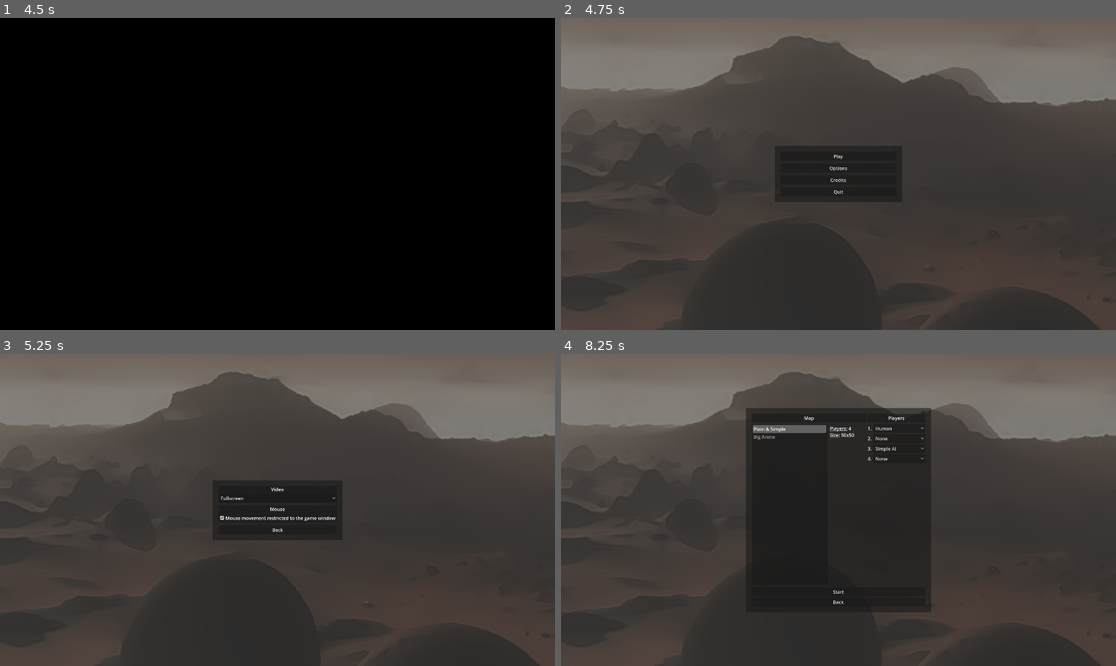
Above: before the commit, frames 1-4 (two rows, left to right).
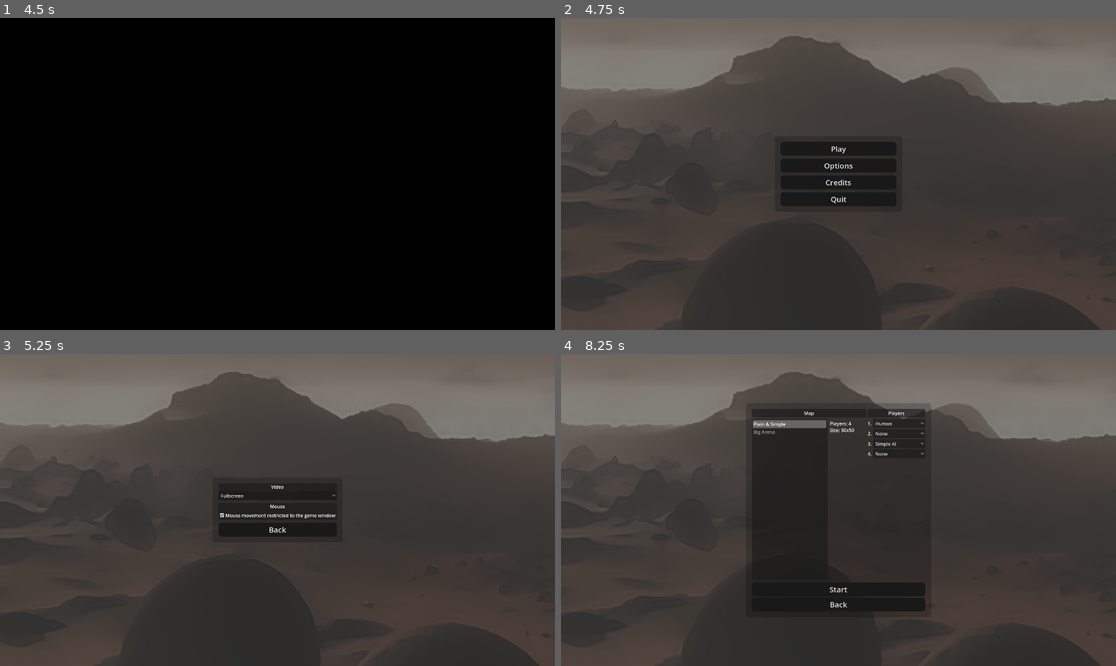
Above: after the commit, the same moments.

Repository: natelindev/command-horizon
Game: Godot game, scene res://source/Main.tscn
The game is run twice, just before and just after one commit, with the same random seed, the same clock (stepped at 60 frames per second) and the same inputs.
Inputs (mouse positions are in pixels of both pictures, inside the frame that each line leads up to):
- Up to frame 1 (4.5 s): move the mouse to (399, 158) at 0.52 s; hold D (move_map_right) 0.53-1.28 s; hold Space (frame_incrementer_step) 0.53-1.28 s; click (399, 158) at 0.67 s; tap Enter at 1.25, 3.5 s; move the mouse to (166, 189) at 1.27 s; hold S (move_map_down) 1.28-2.03 s; tap Delete (god_mode_delete_units) at 1.35, 4.35 s; move the mouse to (333, 105) at 2.02 s; hold D (move_map_right) 2.03-2.78 s; hold R (rotate_structure) 2.03-2.78 s; tap Space (frame_incrementer_step) at 2.75 s; move the mouse to (249, 236) at 2.77 s; hold W (move_map_up) 2.78-3.53 s; tap Shift (shift_selecting) at 2.85 s; click (249, 236) at 2.92 s; move the mouse to (444, 220) at 3.52 s; hold Space (frame_incrementer_step) 3.53-4.28 s; hold A (move_map_left) from 3.53 s (still down); move the mouse to (111, 127) at 4.27 s
- Up to frame 2 (4.75 s): keep holding A (move_map_left)
- Up to frame 3 (5.25 s): release A (move_map_left) at 5 s; click "Options" at 5 s
- Up to frame 4 (8.25 s): click "Back" at 5.75 s; click "Credits" at 6.5 s; click "Back" at 7.25 s; click "Play" at 8 s

Frame 1 is identical in both runs. In frame 2, 0.7% of the frame differs, in the area x 39-61%, y 39-61%; in frame 3, 0.4%; in frame 4, 1.1%, in the area x 34-67%, y 15-82%.

Commit message:
Improve main menu's look'n'feel, #65

Diff:
--- /dev/null
+++ b/assets/translations/main_menu.csv
@@ -0,0 +1,9 @@
+keys,en,pl
+PLAY,Play,Gra
+OPTIONS,Options,Opcje
+CREDITS,Credits,Twórcy
+QUIT,Quit,Wyjście
+BACK,Back,Wstecz
+CORE_CONTRIBUTORS,Core contributors,Kluczowi współtwórcy
+ASSETS,Assets,Treści multimedialne
+START,Start,Rozpocznij
--- a/project.godot
+++ b/project.godot
@@ -112,7 +112,7 @@
 
 [internationalization]
 
-locale/translations=PackedStringArray("res://assets/translations/match.en.translation", "res://assets/translations/match.pl.translation")
+locale/translations=PackedStringArray("res://assets/translations/match.en.translation", "res://assets/translations/match.pl.translation", "res://assets/translations/main_menu.en.translation", "res://assets/translations/main_menu.pl.translation")
 
 [layer_names]
 
--- a/source/main-menu/Credits.gd
+++ b/source/main-menu/Credits.gd
@@ -1,4 +1,15 @@
 extends Control
+
+@onready var _rich_text_label = find_child("RichTextLabel")
+
+
+func _ready():
+	_rich_text_label.text = (
+		_rich_text_label
+		. text
+		. replace("CORE_CONTRIBUTORS", tr("CORE_CONTRIBUTORS"))
+		. replace("ASSETS", tr("ASSETS"))
+	)
 
 
 func _on_back_button_pressed():
--- a/source/main-menu/Credits.tscn
+++ b/source/main-menu/Credits.tscn
@@ -1,5 +1,6 @@
-[gd_scene load_steps=3 format=3 uid="uid://ds57esabi07np"]
+[gd_scene load_steps=4 format=3 uid="uid://ds57esabi07np"]
 
+[ext_resource type="Theme" uid="uid://c2kgsk4ffhbwo" path="res://source/resources/main_menu.theme" id="1_7ubwb"]
 [ext_resource type="Script" path="res://source/main-menu/Credits.gd" id="1_33n17"]
 [ext_resource type="PackedScene" uid="uid://dij5xr8swlfdx" path="res://source/main-menu/Background.tscn" id="2_txygx"]
 
@@ -10,6 +11,7 @@
 anchor_bottom = 1.0
 grow_horizontal = 2
 grow_vertical = 2
+theme = ExtResource("1_7ubwb")
 script = ExtResource("1_33n17")
 
 [node name="Background" parent="." instance=ExtResource("2_txygx")]
@@ -47,11 +49,12 @@
 
 [node name="RichTextLabel" type="RichTextLabel" parent="MarginContainer/MarginContainer/VBoxContainer"]
 layout_mode = 2
+theme_override_font_sizes/normal_font_size = 20
 bbcode_enabled = true
-text = "[center][u]Core contributors:[/u]
+text = "[center][u]CORE_CONTRIBUTORS:[/u]
 - Pawel Lampe (Scony) | Lampe Games
 
-[u]Assets:[/u]
+[u]ASSETS:[/u]
 - 3D Space Kit by Kenney.nl"
 fit_content = true
 
@@ -61,9 +64,7 @@
 
 [node name="Button" type="Button" parent="MarginContainer/MarginContainer/VBoxContainer"]
 layout_mode = 2
-focus_mode = 0
-text = "Back
-"
+text = "BACK"
 
 [node name="Panel" type="Panel" parent="MarginContainer"]
 show_behind_parent = true
--- a/source/main-menu/Main.tscn
+++ b/source/main-menu/Main.tscn
@@ -1,6 +1,7 @@
-[gd_scene load_steps=3 format=3 uid="uid://ctyd01bv020i8"]
+[gd_scene load_steps=4 format=3 uid="uid://ctyd01bv020i8"]
 
 [ext_resource type="Script" path="res://source/main-menu/Main.gd" id="1_2uj2d"]
+[ext_resource type="Theme" uid="uid://c2kgsk4ffhbwo" path="res://source/resources/main_menu.theme" id="1_sc713"]
 [ext_resource type="PackedScene" uid="uid://dij5xr8swlfdx" path="res://source/main-menu/Background.tscn" id="2_depxw"]
 
 [node name="Main" type="Control"]
@@ -10,6 +11,7 @@
 anchor_bottom = 1.0
 grow_horizontal = 2
 grow_vertical = 2
+theme = ExtResource("1_sc713")
 script = ExtResource("1_2uj2d")
 
 [node name="Background" parent="." instance=ExtResource("2_depxw")]
@@ -44,23 +46,19 @@
 
 [node name="Button" type="Button" parent="MarginContainer/MarginContainer/VBoxContainer"]
 layout_mode = 2
-focus_mode = 0
-text = "Play"
+text = "PLAY"
 
 [node name="Button2" type="Button" parent="MarginContainer/MarginContainer/VBoxContainer"]
 layout_mode = 2
-focus_mode = 0
-text = "Options"
+text = "OPTIONS"
 
 [node name="Button3" type="Button" parent="MarginContainer/MarginContainer/VBoxContainer"]
 layout_mode = 2
-focus_mode = 0
-text = "Credits"
+text = "CREDITS"
 
 [node name="Button4" type="Button" parent="MarginContainer/MarginContainer/VBoxContainer"]
 layout_mode = 2
-focus_mode = 0
-text = "Quit"
+text = "QUIT"
 
 [node name="Panel" type="Panel" parent="MarginContainer"]
 show_behind_parent = true
--- a/source/main-menu/Options.tscn
+++ b/source/main-menu/Options.tscn
@@ -1,5 +1,6 @@
-[gd_scene load_steps=3 format=3 uid="uid://bawu5eau3t4ek"]
+[gd_scene load_steps=4 format=3 uid="uid://bawu5eau3t4ek"]
 
+[ext_resource type="Theme" uid="uid://c2kgsk4ffhbwo" path="res://source/resources/main_menu.theme" id="1_a5uwh"]
 [ext_resource type="Script" path="res://source/main-menu/Options.gd" id="1_msrcd"]
 [ext_resource type="PackedScene" uid="uid://dij5xr8swlfdx" path="res://source/main-menu/Background.tscn" id="2_mgrkx"]
 
@@ -80,13 +81,14 @@
 
 [node name="Button" type="Button" parent="MarginContainer/MarginContainer/VBoxContainer"]
 layout_mode = 2
-focus_mode = 0
-text = "Back"
+theme = ExtResource("1_a5uwh")
+text = "BACK"
 
 [node name="Panel" type="Panel" parent="MarginContainer"]
 show_behind_parent = true
 layout_mode = 2
 mouse_filter = 2
+theme = ExtResource("1_a5uwh")
 
 [connection signal="item_selected" from="MarginContainer/MarginContainer/VBoxContainer/PanelContainer/VBoxContainer/Screen" to="." method="_on_screen_item_selected"]
 [connection signal="pressed" from="MarginContainer/MarginContainer/VBoxContainer/PanelContainer2/VBoxContainer/MouseMovementRestricted" to="." method="_on_mouse_movement_restricted_pressed"]
--- a/source/main-menu/Play.tscn
+++ b/source/main-menu/Play.tscn
@@ -1,7 +1,8 @@
-[gd_scene load_steps=3 format=3 uid="uid://baeshrvg30aer"]
+[gd_scene load_steps=4 format=3 uid="uid://baeshrvg30aer"]
 
 [ext_resource type="Script" path="res://source/main-menu/Play.gd" id="1_o62d3"]
 [ext_resource type="PackedScene" uid="uid://dij5xr8swlfdx" path="res://source/main-menu/Background.tscn" id="2_xtk15"]
+[ext_resource type="Theme" uid="uid://c2kgsk4ffhbwo" path="res://source/resources/main_menu.theme" id="3_qwd67"]
 
 [node name="Play" type="Control"]
 layout_mode = 3
@@ -400,22 +401,22 @@
 
 [node name="VBoxContainer" type="VBoxContainer" parent="MarginContainer/MarginContainer/VBoxContainer"]
 layout_mode = 2
+theme = ExtResource("3_qwd67")
 theme_override_constants/separation = 4
 
 [node name="StartButton" type="Button" parent="MarginContainer/MarginContainer/VBoxContainer/VBoxContainer"]
 layout_mode = 2
-focus_mode = 0
-text = "Start"
+text = "START"
 
 [node name="BackButton" type="Button" parent="MarginContainer/MarginContainer/VBoxContainer/VBoxContainer"]
 layout_mode = 2
-focus_mode = 0
-text = "Back"
+text = "BACK"
 
 [node name="Panel" type="Panel" parent="MarginContainer"]
 show_behind_parent = true
 layout_mode = 2
 mouse_filter = 2
+theme = ExtResource("3_qwd67")
 
 [connection signal="item_selected" from="MarginContainer/MarginContainer/VBoxContainer/HBoxContainer/VBoxContainer2/HBoxContainer/MapList" to="." method="_on_map_list_item_selected"]
 [connection signal="pressed" from="MarginContainer/MarginContainer/VBoxContainer/VBoxContainer/StartButton" to="." method="_on_start_button_pressed"]
Not shown, added: assets/translations/main_menu.csv.import
Binary file added: source/resources/main_menu.theme
